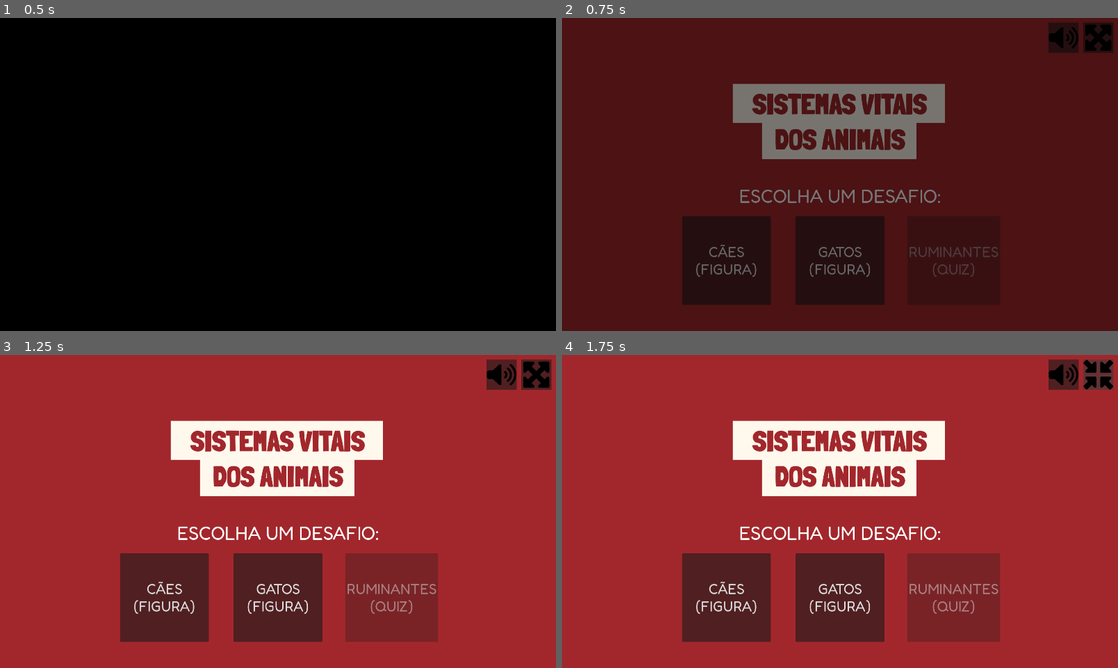
Above: before the commit, frames 1-4 (two rows, left to right).
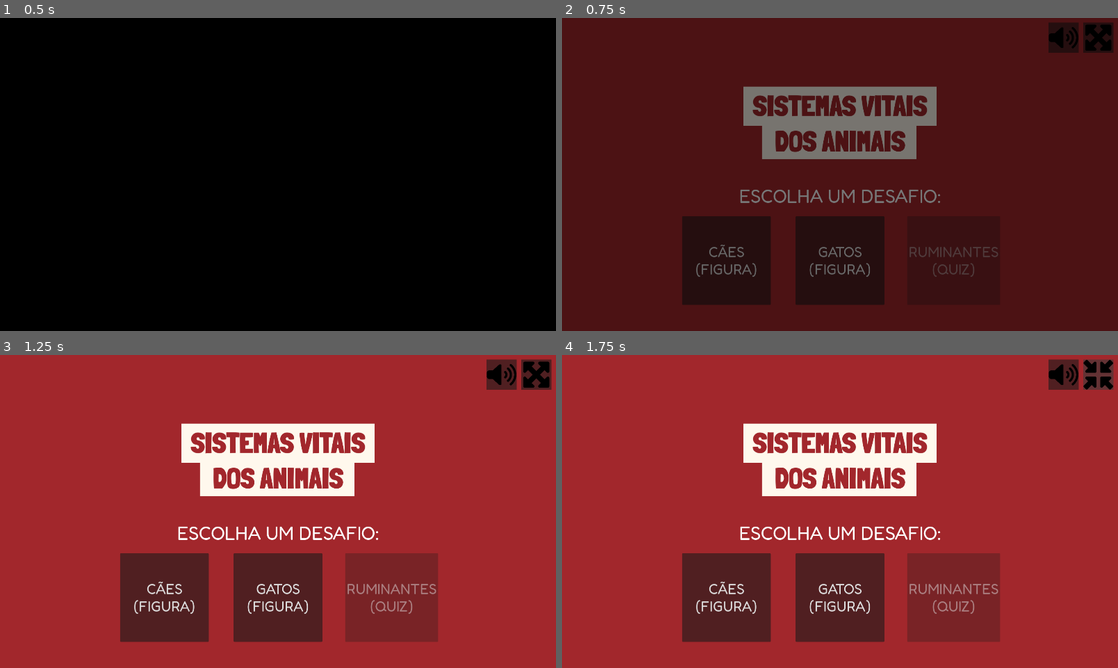
Above: after the commit, the same moments.

Repository: telmotrooper/vet-game
Game: Godot game, scene res://main.tscn
Two runs of this game, one before a commit and one after it. Both use one fixed random seed, a clock stepped at 60 frames per second and the inputs below.
Inputs (mouse positions are in pixels of both pictures, inside the frame that each line leads up to):
- Up to frame 1 (0.5 s): no input
- Up to frame 2 (0.75 s): tap Enter at 0.5 s
- Up to frame 3 (1.25 s): no input
- Up to frame 4 (1.75 s): click (1095, 373) at 1.25 s

Frame 1 is identical in both runs. In frame 2, 1.9% of the frame differs, in the area x 30-69%, y 20-43%; in frame 3, 2.1%; in frame 4, 2.1%.

Commit message:
moving color rect

Diff:
--- a/title_screen.tscn
+++ b/title_screen.tscn
@@ -29,14 +29,6 @@
 grow_vertical = 2
 color = Color(0.635294, 0.152941, 0.172549, 1)
 
-[node name="ColorRect" type="ColorRect" parent="."]
-layout_mode = 0
-offset_left = 590.0
-offset_top = 227.0
-offset_right = 1322.0
-offset_bottom = 362.0
-color = Color(1, 0.972549, 0.929412, 1)
-
 [node name="ColorRect2" type="ColorRect" parent="."]
 layout_mode = 0
 offset_left = 691.0
@@ -45,17 +37,32 @@
 offset_bottom = 486.0
 color = Color(1, 0.972549, 0.929412, 1)
 
-[node name="Logo" type="Label" parent="."]
+[node name="ColorRect" type="ColorRect" parent="."]
 layout_mode = 1
 anchors_preset = 8
 anchor_left = 0.5
 anchor_top = 0.5
 anchor_right = 0.5
 anchor_bottom = 0.5
-offset_left = -488.0
-offset_top = -340.0
-offset_right = 488.0
-offset_bottom = -25.0
+offset_left = -333.0
+offset_top = -303.5
+offset_right = 333.0
+offset_bottom = -168.5
+grow_horizontal = 2
+grow_vertical = 2
+color = Color(1, 0.972549, 0.929412, 1)
+
+[node name="Logo" type="Label" parent="ColorRect"]
+layout_mode = 1
+anchors_preset = 8
+anchor_left = 0.5
+anchor_top = 0.5
+anchor_right = 0.5
+anchor_bottom = 0.5
+offset_left = -301.5
+offset_top = -61.5
+offset_right = 301.5
+offset_bottom = 179.5
 grow_horizontal = 2
 grow_vertical = 2
 text = "SISTEMAS VITAIS
@@ -63,8 +70,6 @@
 label_settings = SubResource("LabelSettings_ho86y")
 horizontal_alignment = 1
 vertical_alignment = 1
-autowrap_mode = 2
-metadata/_edit_use_anchors_ = true
 
 [node name="DogButton" type="Button" parent="."]
 layout_mode = 1
